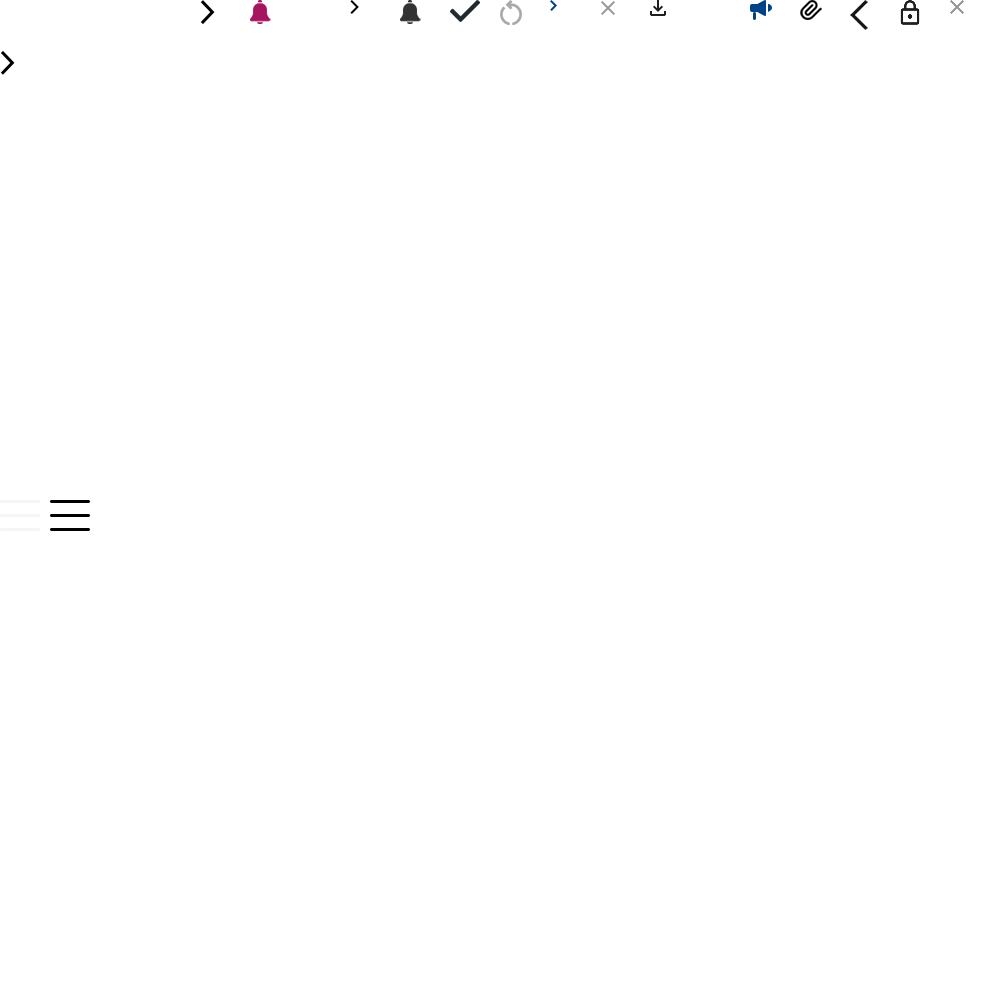
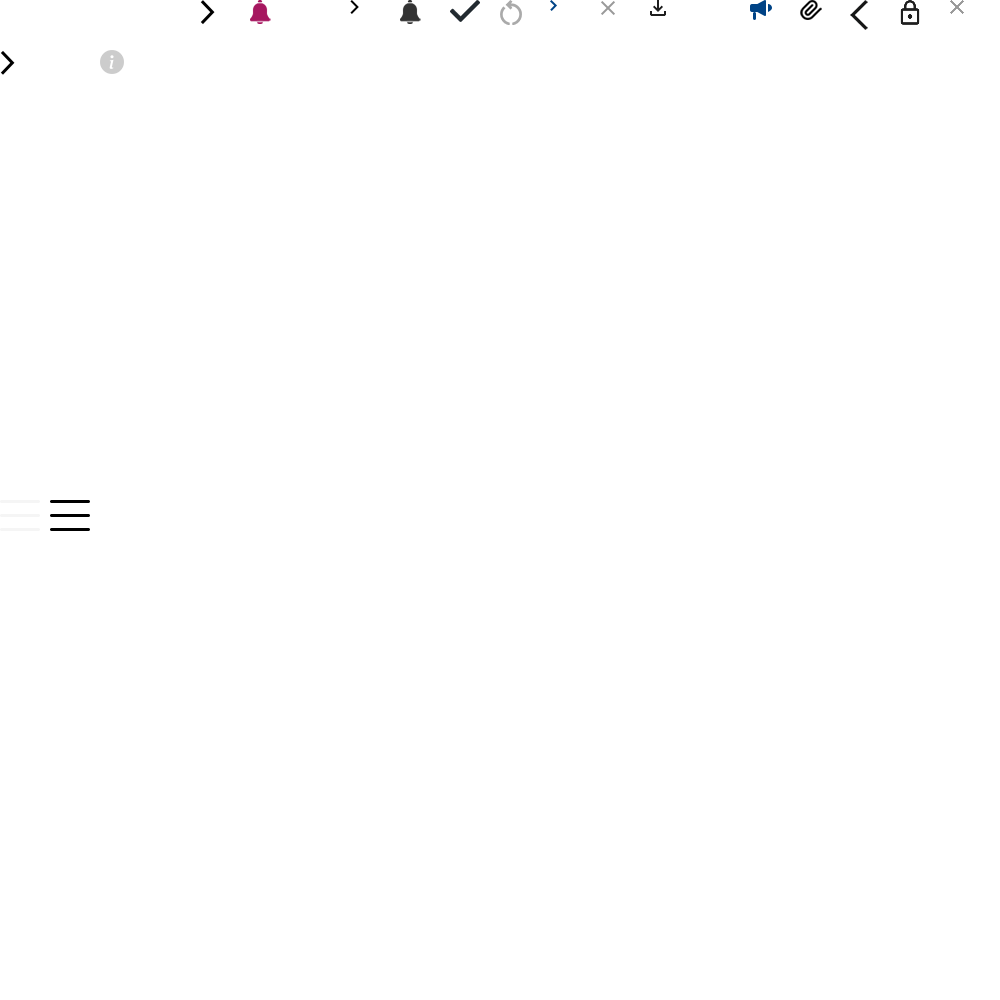
The second (1000, 1000) image is a revision of the first. Changes to its layers:
added layer "레이어 22" in group "그룹 2" over [100, 50, 124, 74]
